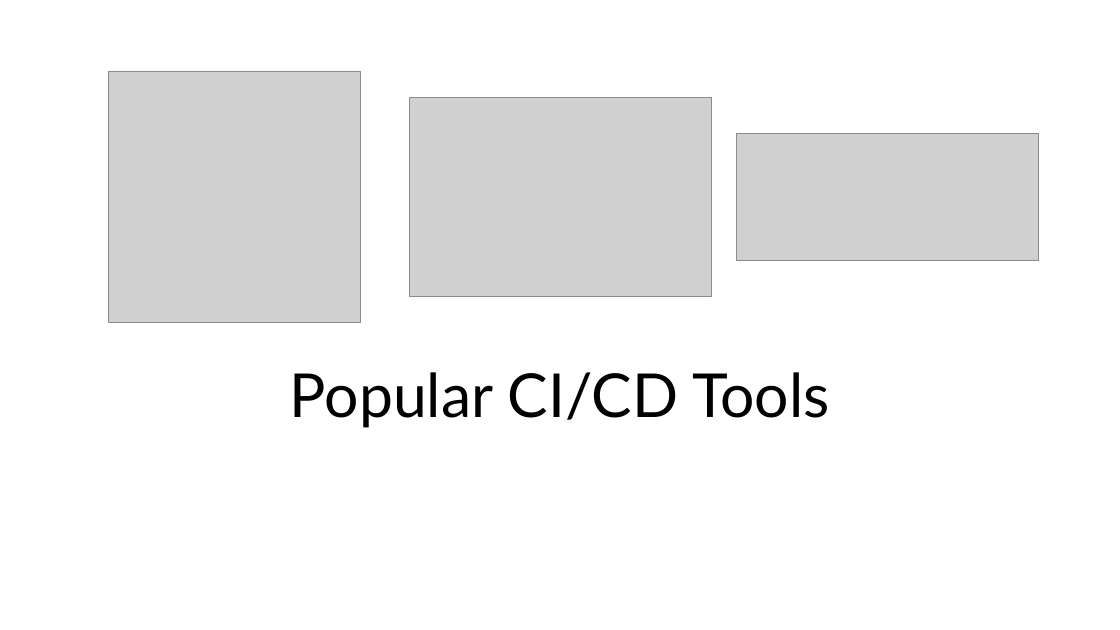
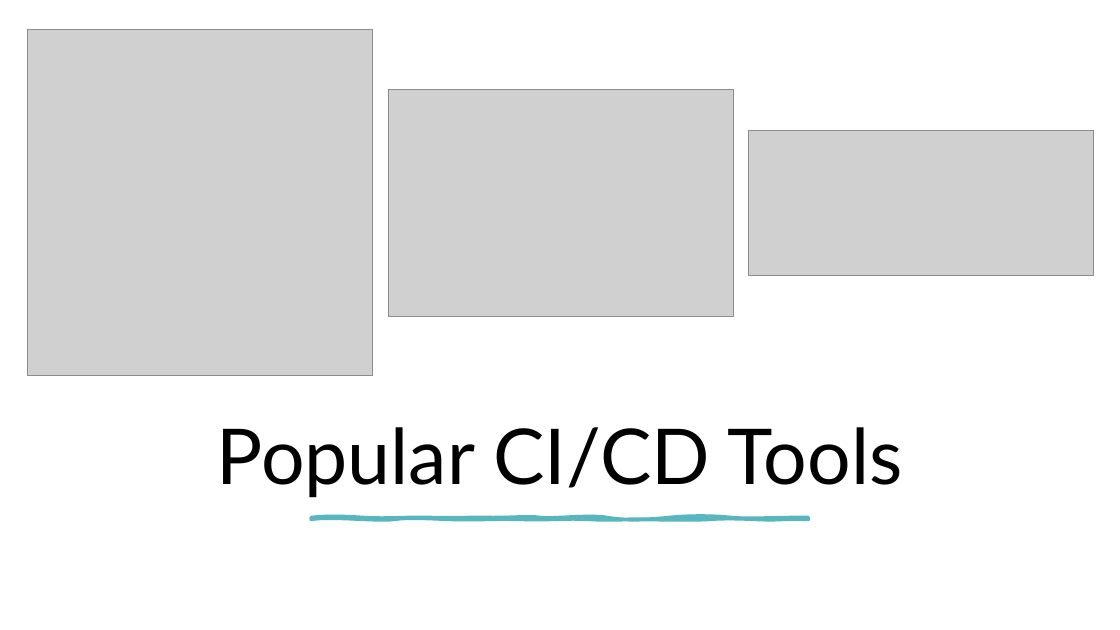
Before and after one commit to seanherbert105/DevSecOps-Course, a slide deck: slide 11 of presentation/DevSecOps Course.pptx. Drawn at 1120x630 pixels with LibreOffice and Linux fonts; fonts in the diff are those of the drawing; grey boxes stand for pictures. Boxes give left, top, right and bottom in pixels: in the first picture for what was removed or moved away, otherwise in the second. Text is boxed around its words. In the diff, an @@ line names an element or a change of style, - is before the commit and + after.

```diff
--- a/presentation/DevSecOps Course.pptx
+++ b/presentation/DevSecOps Course.pptx
@@ picture: place and size @@
-picture at bbox=[108, 71, 360, 323]
+picture at bbox=[28, 29, 373, 376]
@@ picture: place and size @@
-picture at bbox=[409, 97, 712, 297]
+picture at bbox=[388, 89, 734, 316]
@@ picture: place and size @@
-picture at bbox=[737, 134, 1039, 260]
+picture at bbox=[749, 130, 1094, 276]
@@ title "Popular CI/CD Tools": place and size @@
-title "Popular CI/CD Tools" at bbox=[290, 372, 830, 428]
+title "Popular CI/CD Tools" at bbox=[217, 427, 903, 498]
@@ title "Popular CI/CD Tools" at bbox=[217, 427, 903, 498]: size 52 to 66 pt; vertical alignment bottom to middle @@
@@ freeform shape added at bbox=[312, 518, 809, 519], fill #58B6C0, outline #58B6C0 3.25 pt @@
```
Also in this commit, not shown: 11 other slides changed, 2 slides added, 5 slides removed.
